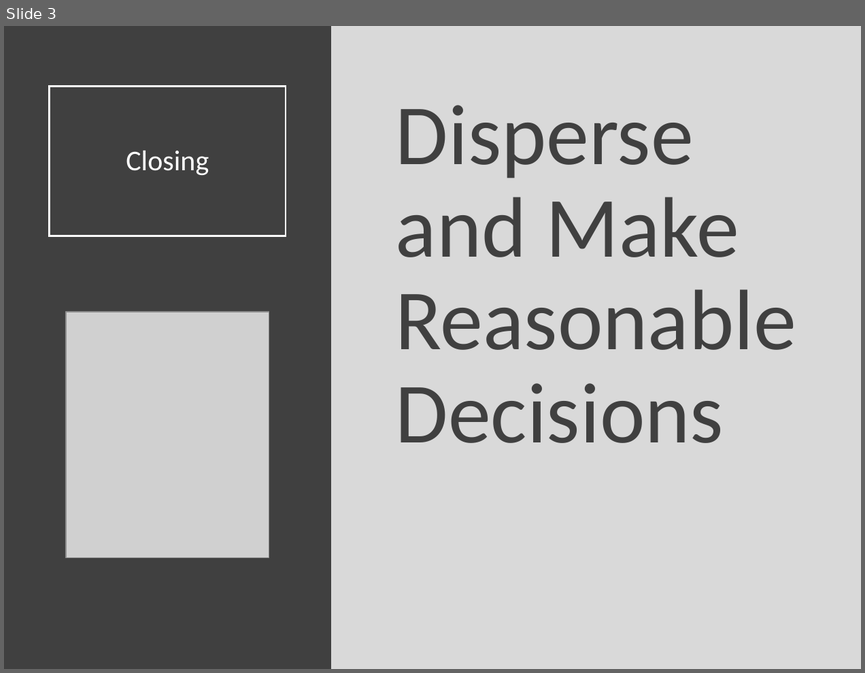
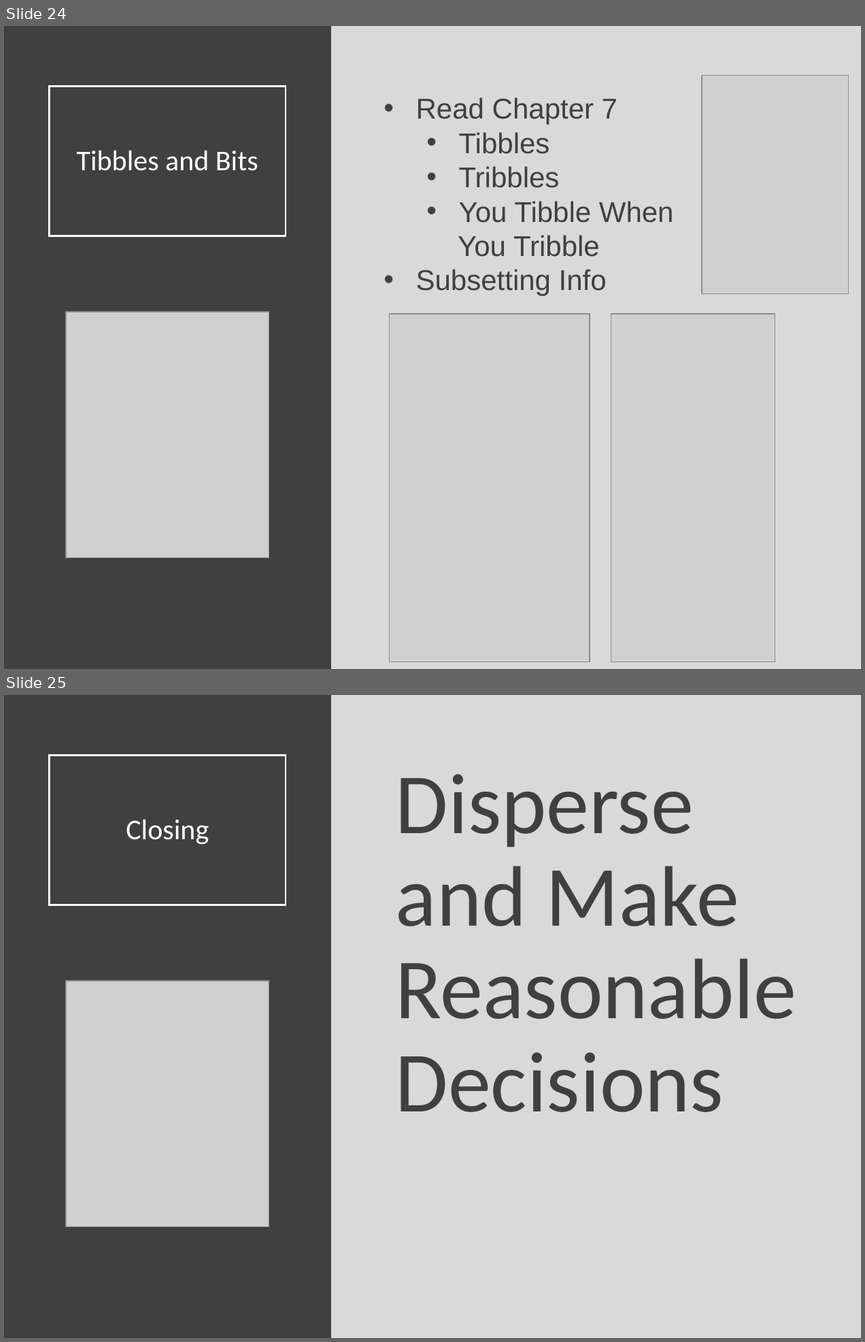
Before and after one commit to Yixf-Self/STOR320_WEBSITE, a slide deck: Lecture/Lecture 11/Lecture 11.pptx. Shown one above the other, each under a label of ours: slide 3 before the commit, slides 24 and 25 after it. The pictures are 865x673 and 865x1342 pixels, drawn with LibreOffice and Linux fonts; fonts in the diff are those of the drawing; grey boxes stand for pictures. Boxes give left, top, right and bottom in pixels: in the first picture for what was removed or moved away, otherwise in the second. Text is boxed around its words. In the diff, an @@ line names an element or a change of style, - is before the commit and + after.

```diff
--- a/Lecture/Lecture 11/Lecture 11.pptx
+++ b/Lecture/Lecture 11/Lecture 11.pptx
@@ slide 24 added at (x1=4, y1=26, x2=861, y2=669), background #D9D9D9 @@
@@ rectangle added at (x1=4, y1=26, x2=331, y2=669), fill #404040 @@
@@ title added at (x1=50, y1=86, x2=286, y2=236), outline #FFFFFF 1.5 pt, 24 pt, text #FFFFFF @@
+Tibbles and Bits
@@ picture added at (x1=702, y1=75, x2=848, y2=293) @@
@@ text added at (x1=416, y1=97, x2=674, y2=296), 24 pt, text #404040 @@
+• Read Chapter 7
+  • Tibbles
+  • Tribbles
+  • You Tibble When
+  You Tribble
+• Subsetting Info
@@ picture added at (x1=66, y1=312, x2=269, y2=557) @@
@@ picture added at (x1=390, y1=314, x2=590, y2=662) @@
@@ picture added at (x1=611, y1=314, x2=774, y2=662) @@
@@ what was slide 3 is now slide 25 @@
```
Also in this commit, not shown: 21 other slides added, 10 other files.
